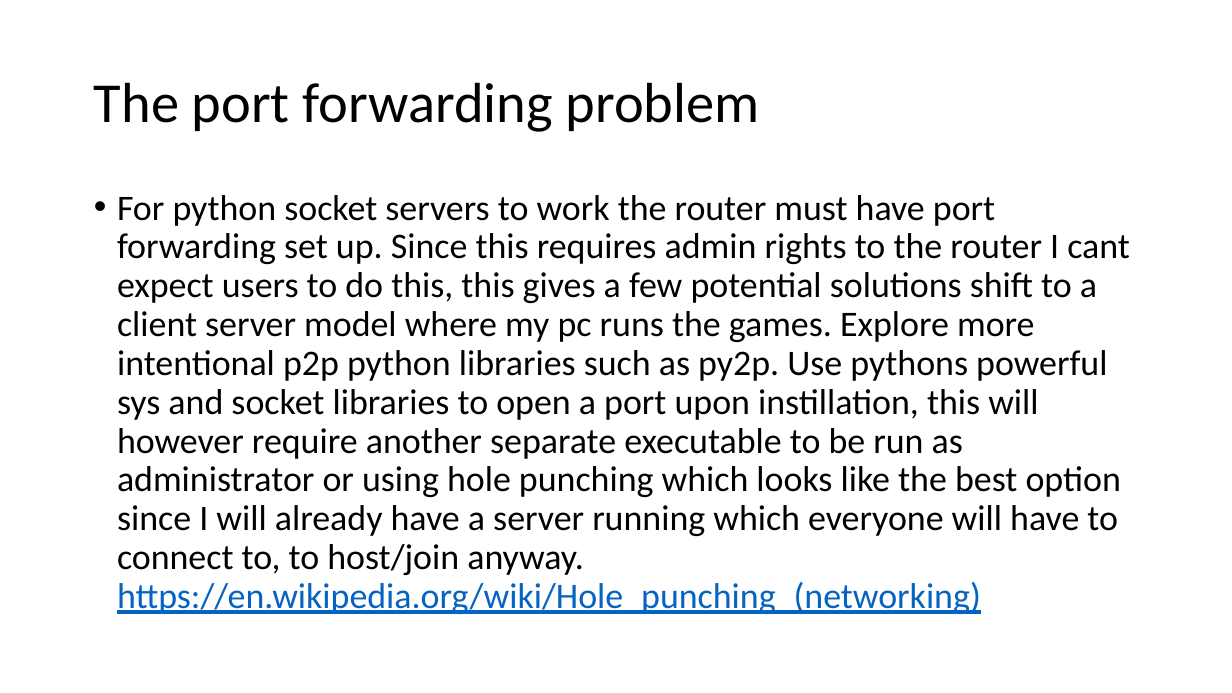
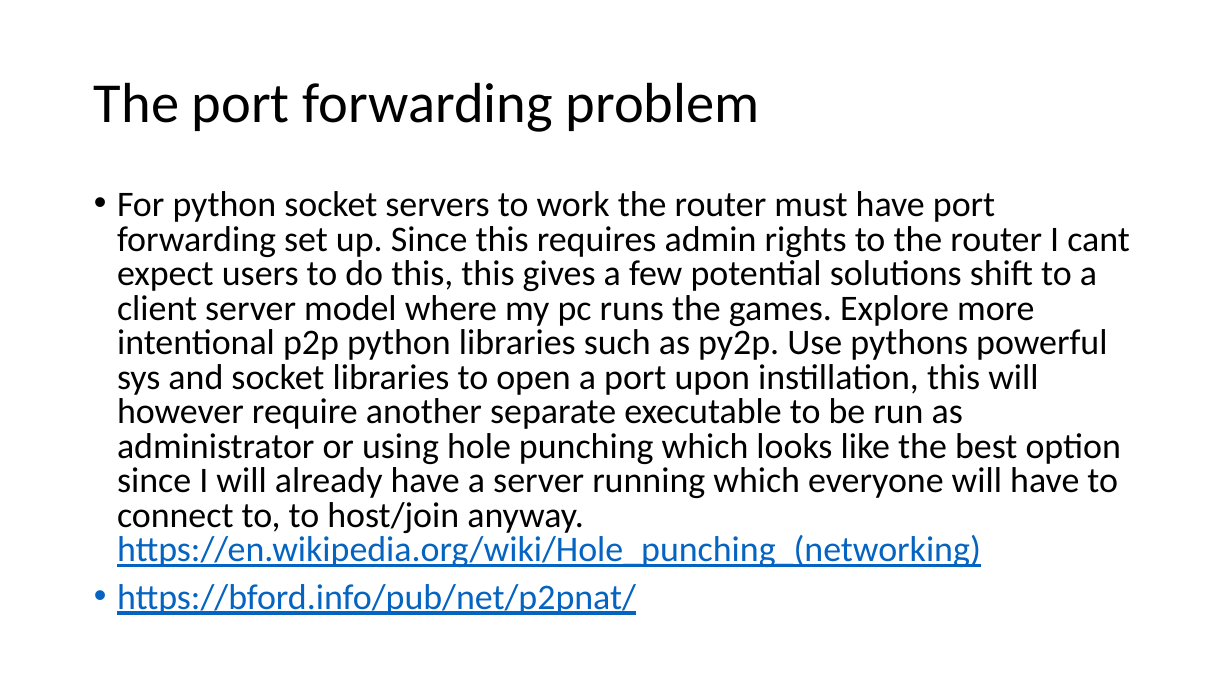
Before and after one commit to curtben1/actualCoursework, a slide deck: slide 11 of dev log.pptx. Drawn at 1232x693 pixels with LibreOffice and Linux fonts; fonts in the diff are those of the drawing. Boxes give left, top, right and bottom in pixels: in the first picture for what was removed or moved away, otherwise in the second. Text is boxed around its words. In the diff, an @@ line names an element or a change of style, - is before the commit and + after.

```diff
--- a/dev log.pptx
+++ b/dev log.pptx
@@ text at bbox=[117, 191, 1130, 567]: line spacing 0.9 to 0.8 @@
@@ text at bbox=[117, 584, 636, 615]: paragraph added @@
+• https://bford.info/pub/net/p2pnat/
```
Also in this commit, not shown: 1 other file.
